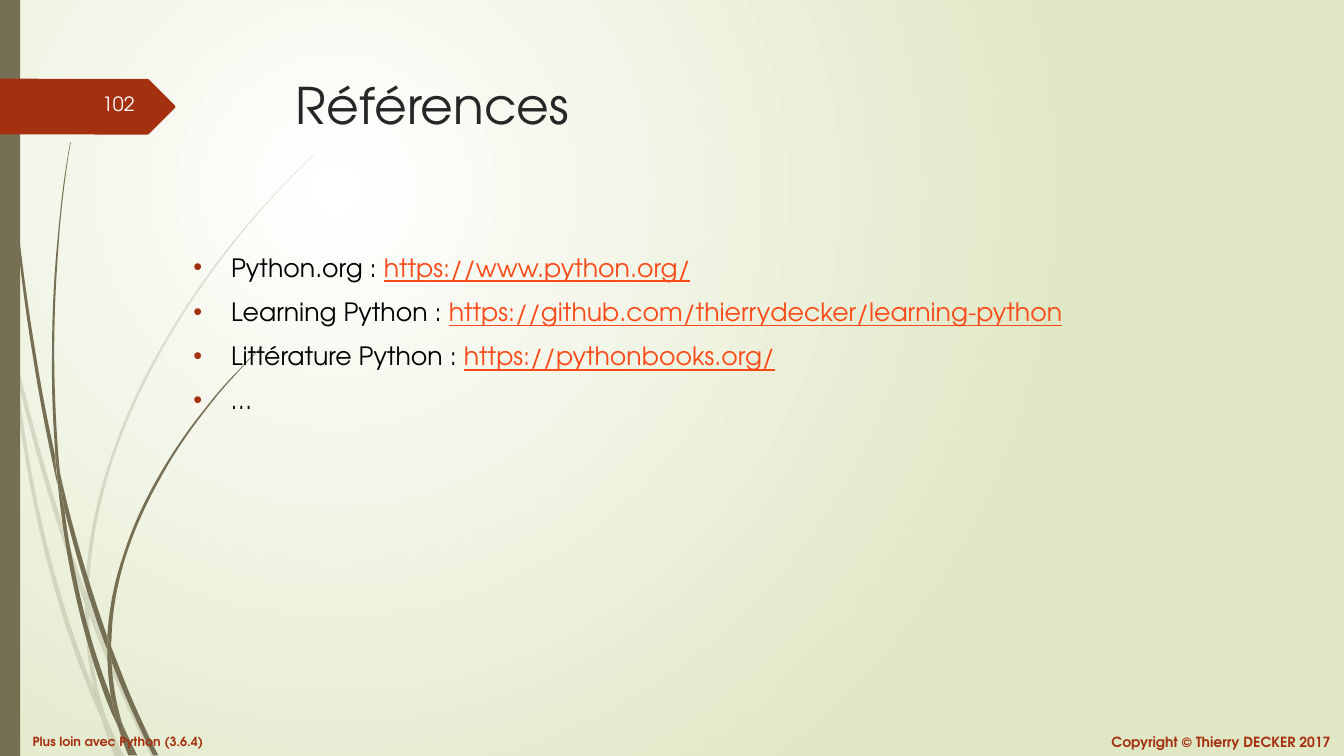
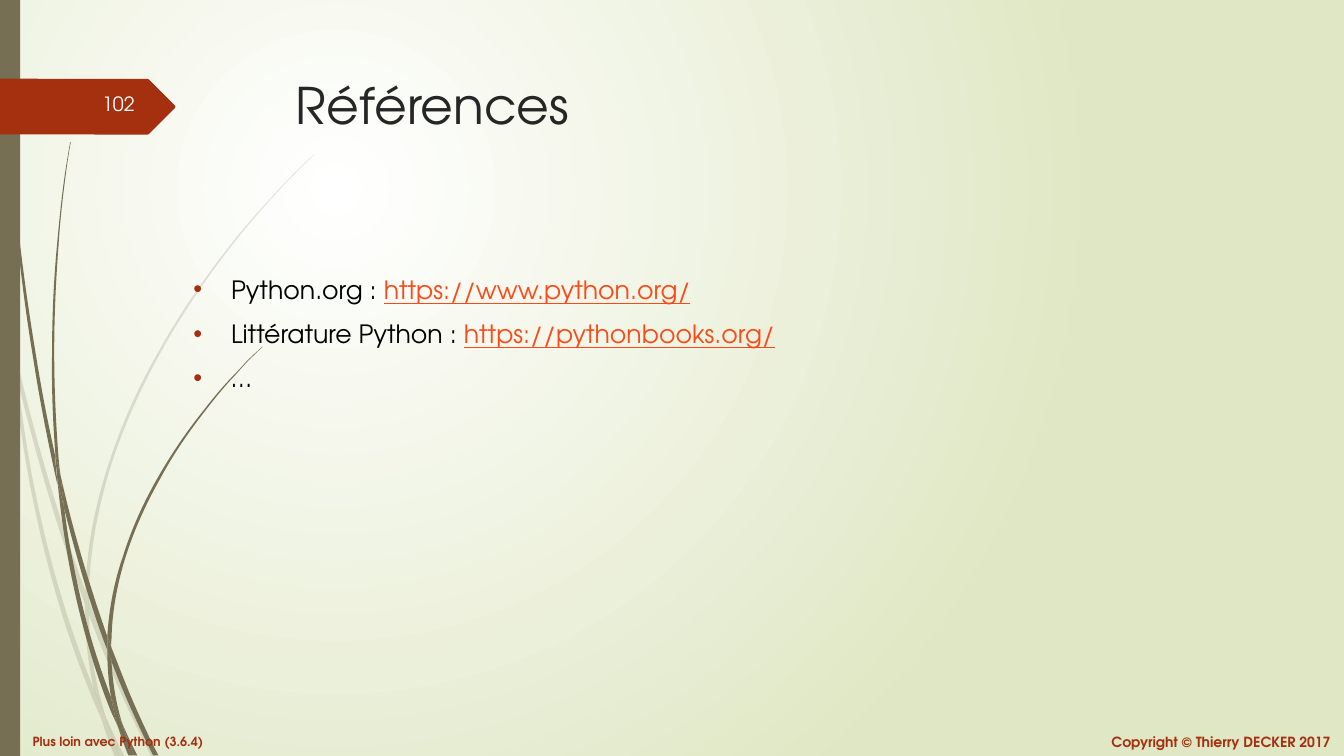
Before and after one commit to VikmanTheRacoon/learning-python, a slide deck: slide 102 of documentations/python-102.pptx. Drawn at 1344x756 pixels with LibreOffice and Linux fonts; fonts in the diff are those of the drawing. Boxes give left, top, right and bottom in pixels: in the first picture for what was removed or moved away, otherwise in the second. Text is boxed around its words. In the diff, an @@ line names an element or a change of style, - is before the commit and + after.

```diff
--- a/documentations/python-102.pptx
+++ b/documentations/python-102.pptx
@@ text at bbox=[231, 302, 1062, 327]: paragraph removed @@
-• Learning Python : https://github.com/thierrydecker/learning-python
```
Also in this commit, not shown: 4 other files.
